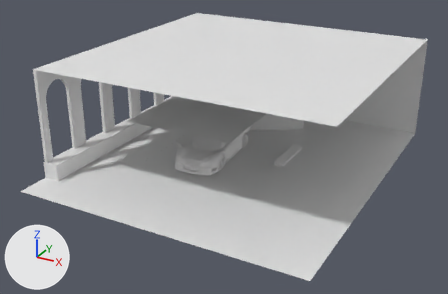
The Blender file showroom/assets/scene.blend, before and after one commit.
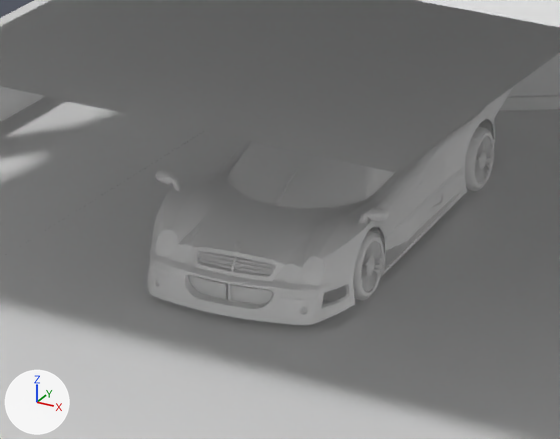
Each version is shown whole from a 50 mm camera at (36.4, -65.6, 33.5) aimed at (2.4, -3.8, 2.6), then close up on the part from 32% to 58% of the width and 36% to 68% of the height. The lights are fixed; the arrows at lower left show +X, +Y and +Z. Materials are left out; every surface is plain grey.

Objects in the first close-up: 'car-chassis', 'car-chrome', 'car-fender', 'car-headlights', 'car-panels', 'car-windows', 'room-ceiling', 'room-floor', 'stage-floor', 'stage-light', 'stage-panel', 'stage-wall'.
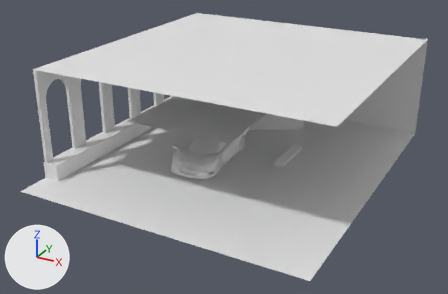
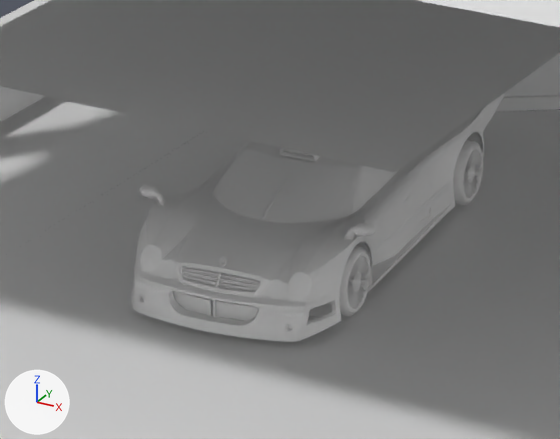
ob_car is not drawn itself; it is the parent of ob_car_panels, ob_car_chassis, ob_car_chrome, ob_car_fender, ob_car_headlights, ob_car_interior, ob_car_mag_0, ob_car_mag_1.

Changed parts and their boxes [x1, y1, x2, y2] in the close-ups (560 x 439 px):
'car-panels', moved: before [148, 87, 513, 315]; after [132, 94, 504, 332]
'car-windows', moved: before [231, 142, 393, 205]; after [216, 151, 393, 220]
'car-fender', moved: before [147, 273, 355, 325]; after [131, 290, 341, 342]
'car-chassis', moved: before [145, 120, 492, 326]; after [129, 133, 481, 343]
'car-headlights', moved: before [156, 230, 325, 284]; after [140, 245, 311, 300]
'car-chrome', moved: before [158, 181, 424, 312]; after [142, 195, 411, 329]
'car-wheel-2', moved: before [465, 127, 494, 192]; after [453, 140, 483, 205]
'car-wheel-0', moved: before [353, 231, 384, 301]; after [339, 246, 371, 317]
'car-mag-0', moved: before [361, 241, 382, 292]; after [348, 256, 369, 308]
'car-mag-2', moved: before [475, 137, 492, 184]; after [464, 150, 481, 198]
'car-wipers', moved: before [275, 153, 307, 205]; after [261, 165, 294, 220]

The change, as a list of edits to the scene's bpy script:
```text
Change ob_car:
    ob_car.location: (-0.638, -1.32, 0.0) -> (-0.481, -2.317, 0.0)
```
